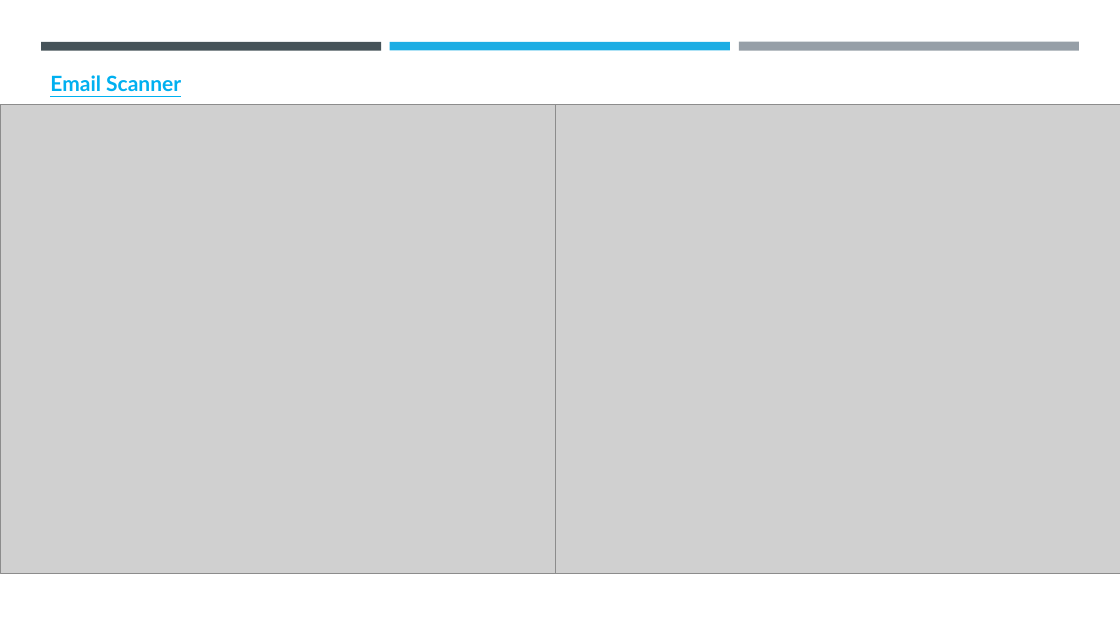
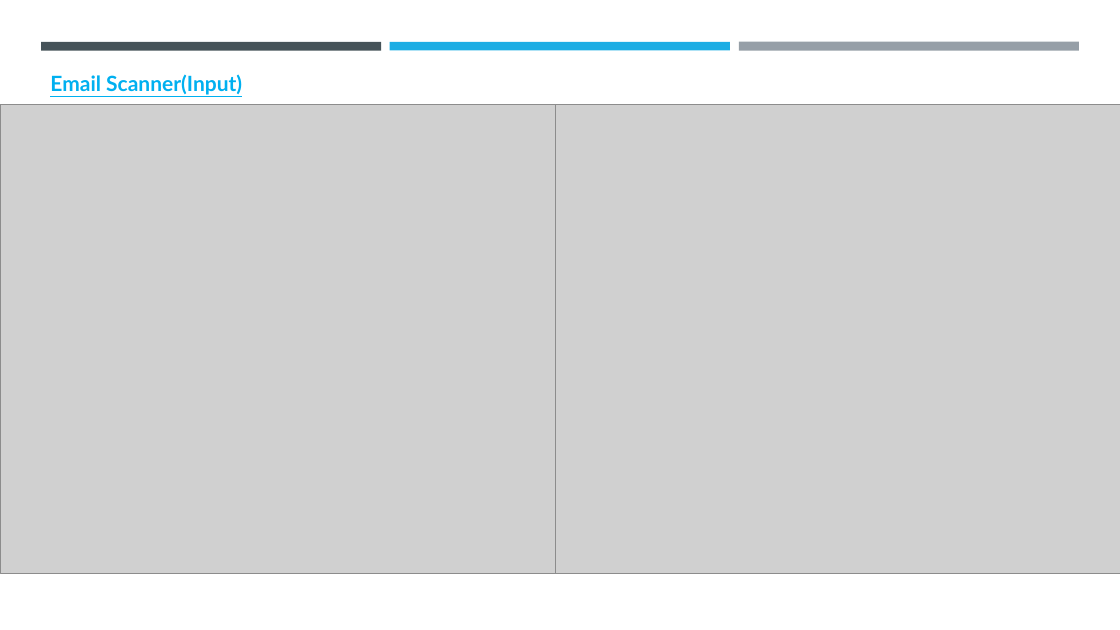
Before and after one commit to palakkhandelwal22/AI-Job-Scam-Detector, a slide deck: slide 17 of AI-JOB-SCAM-DETECTOR-PRESENTATION.pptx. Drawn at 1120x630 pixels with LibreOffice and Linux fonts; fonts in the diff are those of the drawing; grey boxes stand for pictures; background and template pictures are left out. Boxes give left, top, right and bottom in pixels: in the first picture for what was removed or moved away, otherwise in the second. Text is boxed around its words. In the diff, an @@ line names an element or a change of style, - is before the commit and + after.

```diff
--- a/AI-JOB-SCAM-DETECTOR-PRESENTATION.pptx
+++ b/AI-JOB-SCAM-DETECTOR-PRESENTATION.pptx
@@ text at box(50, 74, 242, 95): text changed @@
-Email Scanner
+Email Scanner(Input)
```
Also in this commit, not shown: 7 other slides changed, 7 slides added, 7 slides removed.
